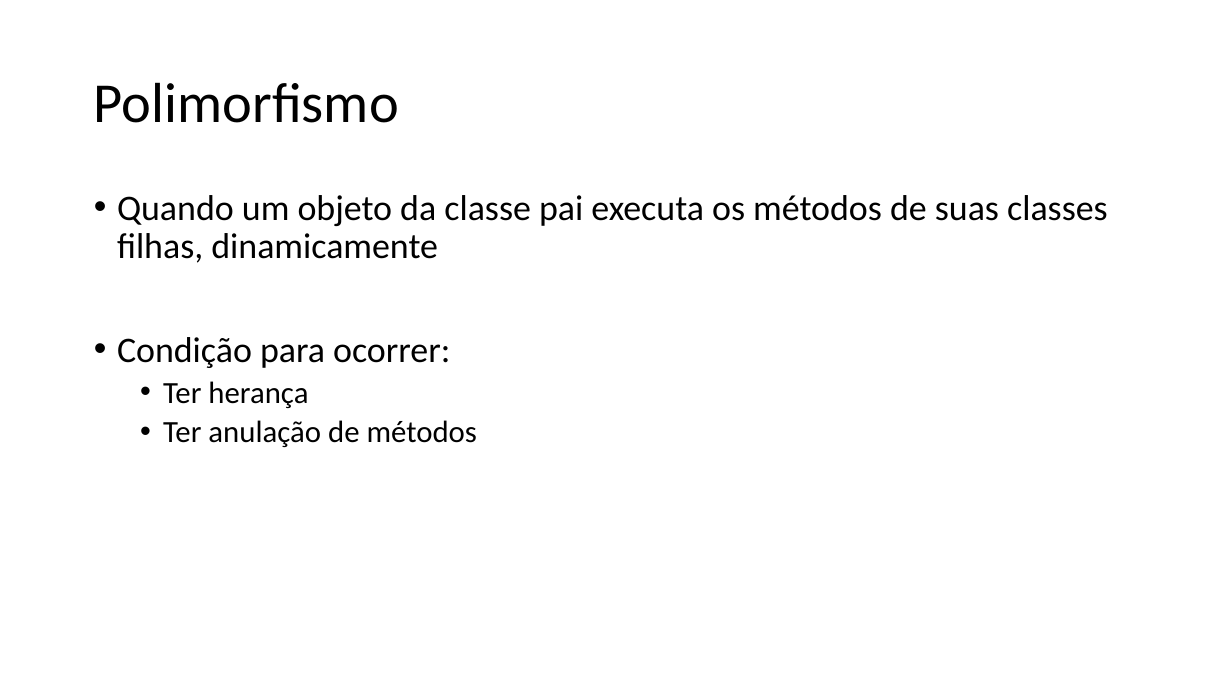
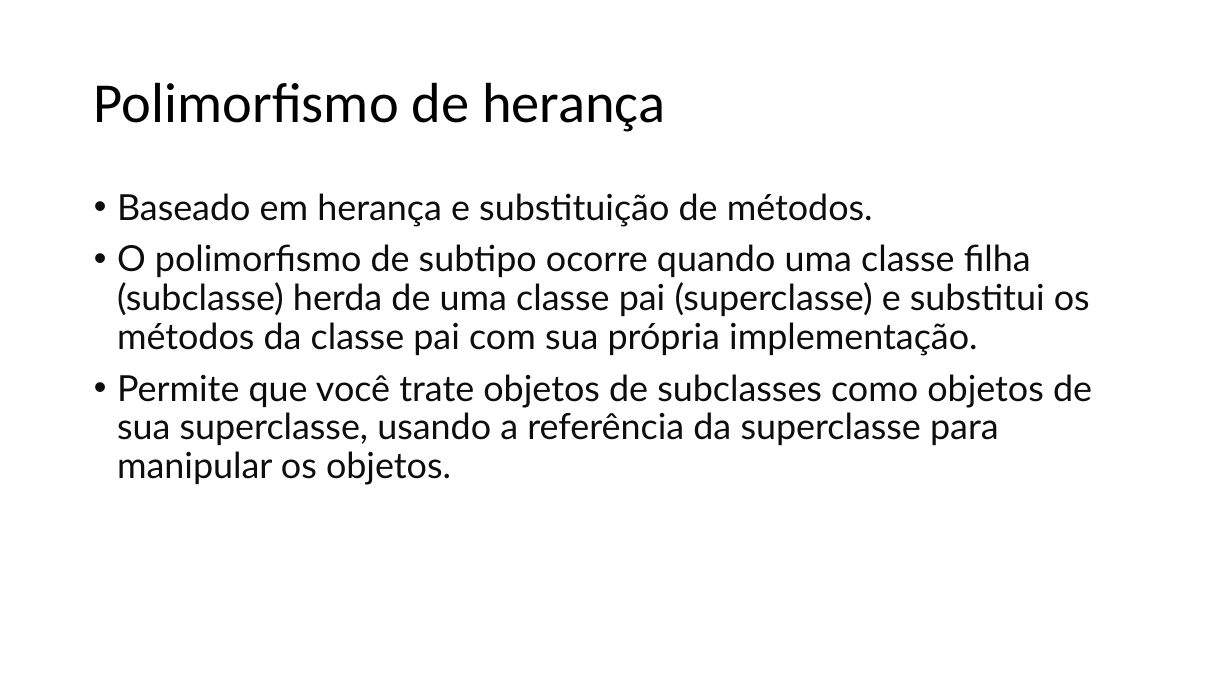
Before and after one commit to dfpires/poo-20241d, a slide deck: slide 17 of Herança (1).pptx. Drawn at 1232x693 pixels with LibreOffice and Linux fonts; fonts in the diff are those of the drawing. Boxes give left, top, right and bottom in pixels: in the first picture for what was removed or moved away, otherwise in the second. Text is boxed around its words. In the diff, an @@ line names an element or a change of style, - is before the commit and + after.

```diff
--- a/Herança (1).pptx
+++ b/Herança (1).pptx
@@ title at [94, 82, 665, 132]: text changed @@
-Polimorfismo
+Polimorfismo de herança
@@ text at [117, 193, 1092, 485]: text changed; font Calibri to Lato; text colour #000000 to #0D0D0D @@
-• Quando um objeto da classe pai executa os métodos de suas classes filhas, dinamicamente
-• Condição para ocorrer:
-  • Ter herança
-  • Ter anulação de métodos
+• Baseado em herança e substituição de métodos.
+• O polimorfismo de subtipo ocorre quando uma classe filha (subclasse) herda de uma classe pai (superclasse) e substitui os métodos da classe pai com sua própria implementação.
+• Permite que você trate objetos de subclasses como objetos de sua superclasse, usando a referência da superclasse para manipular os objetos.
```
Also in this commit, not shown: 1 other slide changed, 3 slides added.
